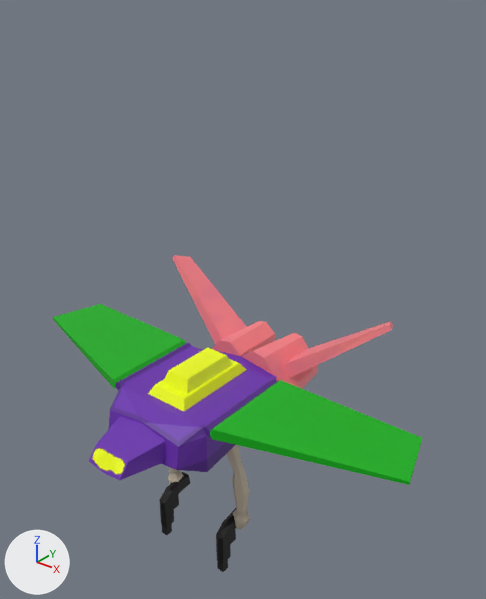
Two versions of the Blender file superActionAirplane/Blender/playerShip_1HumanoidSkeleton.blend, one commit apart.
Camera for both pictures: a camera (50 mm lens) standing at (6.71, -7.24, 6.79) and looking at (0.39, 0.66, 1.9). The lights are fixed; the arrows at lower left show +X, +Y and +Z.

Objects in the first picture: 'PlayerShip'.
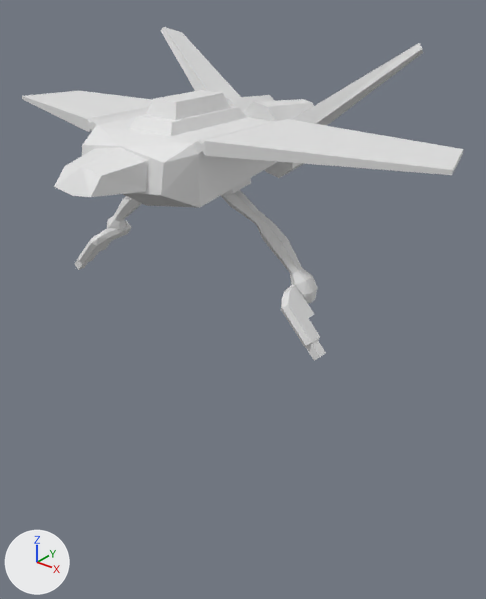
Pixel boxes [x1, y1, x2, y2] of what changed, in the pictures (486 x 599 px; the box of a moved part takes in the faces that stretch with it):
'PlayerShip', reshaped, moved (26% narrower, 15% shorter)
    before: [53, 255, 422, 572]
    after: [54, 90, 326, 360]
'leftWing', added
    after: [202, 119, 464, 175]
'leftTail', added
    after: [243, 43, 423, 178]
'rightWing', added
    after: [22, 91, 153, 132]
'rightTail', added
    after: [161, 27, 275, 112]
part 1 of me_cylinder, moved or reshaped
    before: [216, 508, 236, 572]
    after: [281, 285, 326, 360]
part 2 of me_cylinder, added
    after: [221, 190, 318, 303]
part 3 of me_cylinder, added
    after: [107, 196, 142, 230]
part 4 of me_cylinder, added
    after: [75, 220, 132, 270]
part 5 of me_cylinder, deleted (pink)
    before: [159, 255, 393, 535]
part 6 of me_cylinder, cut back
    before: [53, 304, 422, 485]
    after: [90, 119, 282, 154]
part 7 of me_cylinder, recoloured
    before: [89, 343, 276, 480]
    after: [54, 90, 278, 208]

The change, as a list of edits to the scene's bpy script:
```text
Change me_cylinder:
    used by ob_playership; location = (0.0, 0.0, 0.0)
    remove me_cylinder.from_pydata(...)  # 416 vertices, 377 faces; spans x -3.96..3.96, y -2.24..2.31, z -3.16..1.57
    add me_cylinder.from_pydata(...)  # 312 vertices, 295 faces; spans x -2.6..2.6, y -2.24..1.1, z -2.35..0.87
    me_cylinder part 1: the loose piece of 39 vertices spanning x 0.64..0.8, y -0.48..0.27, z -3.16..-2.06 is turned -42.6 degrees about the y axis through its middle, then moved by (1.46, 0.0, 0.71)
    me_cylinder part 2: a new loose piece of 60 vertices spanning x 0.4..2.15, y -0.13..0.25, z -1.77..-0.3
    me_cylinder part 3: a new loose piece of 60 vertices spanning x -2.15..-0.4, y -0.13..0.25, z -1.77..-0.3
    me_cylinder part 4: a new loose piece of 39 vertices spanning x -2.6..-1.76, y -0.48..0.27, z -2.35..-1.46
    me_cylinder part 5: 7 loose pieces with 239 vertices, spanning x -2.51..2.51, y -0.48..2.31, z -3.16..1.57, are deleted
    me_cylinder part 6
    24 vertices are removed from x -3.96..3.96, y -1.01..0.89, z 0.37..0.56
    30 faces are deleted
    10 new faces join them
    me_cylinder part 7: 91 faces spanning x -1.07..1.07, y -2.24..1.1, z -0.5..0.87 switch from mat_playerplane_2_png (picture img_playerplane_2_png) to no material
Add me_cylinder_002:
    me_cylinder_002.from_pydata(...)  # 40 vertices, 31 faces; spans x -2.51..-0.02, y 1.09..2.31, z -0.43..1.57
Add me_cylinder_003:
    me_cylinder_003.from_pydata(...)  # 12 vertices, 10 faces; spans x -3.96..-1.06, y -1.01..0.89, z 0.37..0.56
Add me_cylinder_004:
    me_cylinder_004.from_pydata(...)  # 12 vertices, 10 faces; spans x 1.06..3.96, y -1.01..0.89, z 0.37..0.56
Add me_cylinder_001:
    me_cylinder_001.from_pydata(...)  # 40 vertices, 31 faces; spans x 0.02..2.51, y 1.09..2.31, z -0.43..1.57
Change ob_playership:
    ob_playership.location: (0.0, 0.0, 0.0) -> (0.0, 0.0, 4.36)
Add ob_righttail:
    ob_righttail = bpy.data.objects.new('rightTail', me_cylinder_002)
    ob_righttail.location = (0.0, 0.0, 4.36)
Add ob_rightwing:
    ob_rightwing = bpy.data.objects.new('rightWing', me_cylinder_003)
    ob_rightwing.location = (0.0, 0.0, 4.36)
Add ob_leftwing:
    ob_leftwing = bpy.data.objects.new('leftWing', me_cylinder_004)
    ob_leftwing.location = (0.0, 0.0, 4.36)
Add ob_lefttail:
    ob_lefttail = bpy.data.objects.new('leftTail', me_cylinder_001)
    ob_lefttail.location = (0.0, 0.0, 4.36)
```
